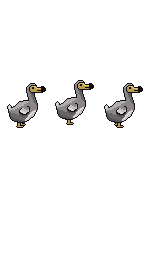
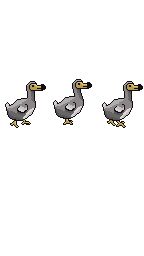
Layered file, before and after one edit (144×256). Changes by layer:
painted on "face" over [29, 81, 143, 93]
painted on "wings" over [17, 102, 127, 117]
added layer "tail" above "body" over [5, 100, 107, 109]
painted on "body" over [6, 79, 135, 123]
renamed "feet" to "feet-front", painted on it over [10, 119, 126, 128]
added layer "feet-rear" over [21, 119, 116, 126]
